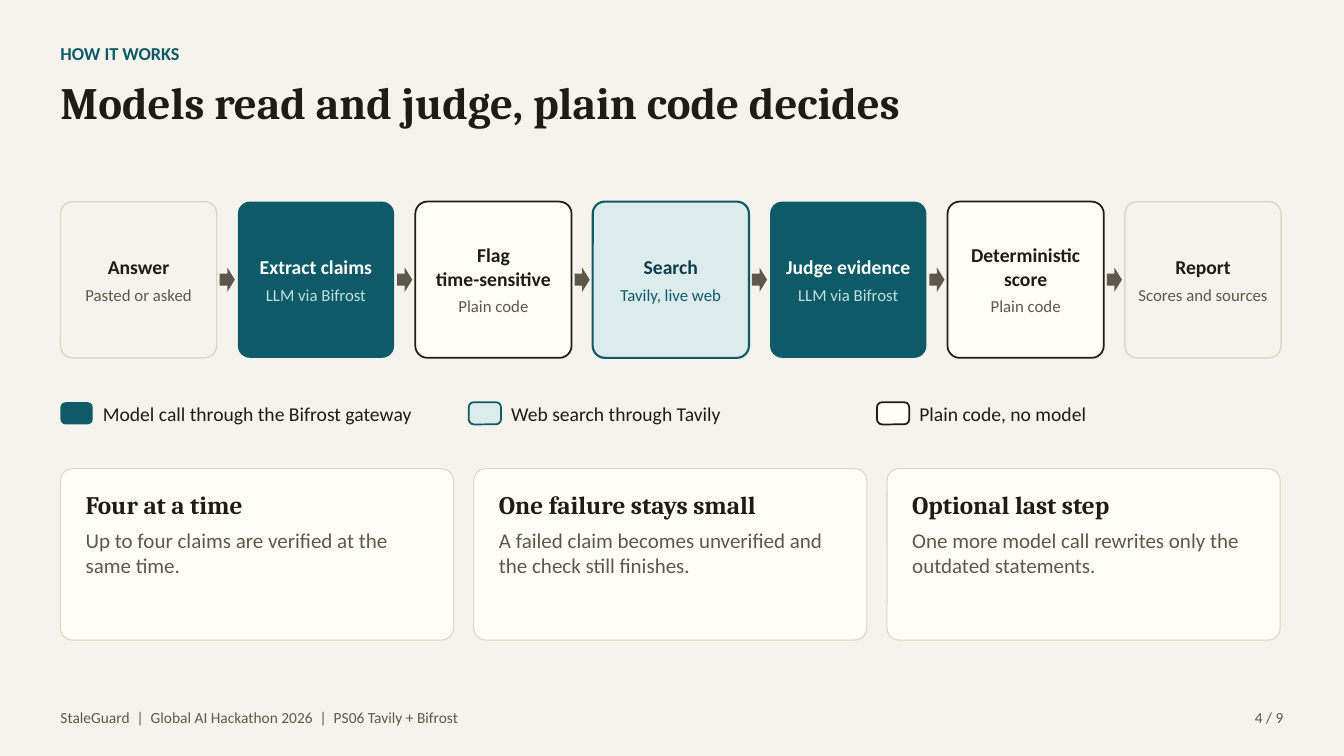
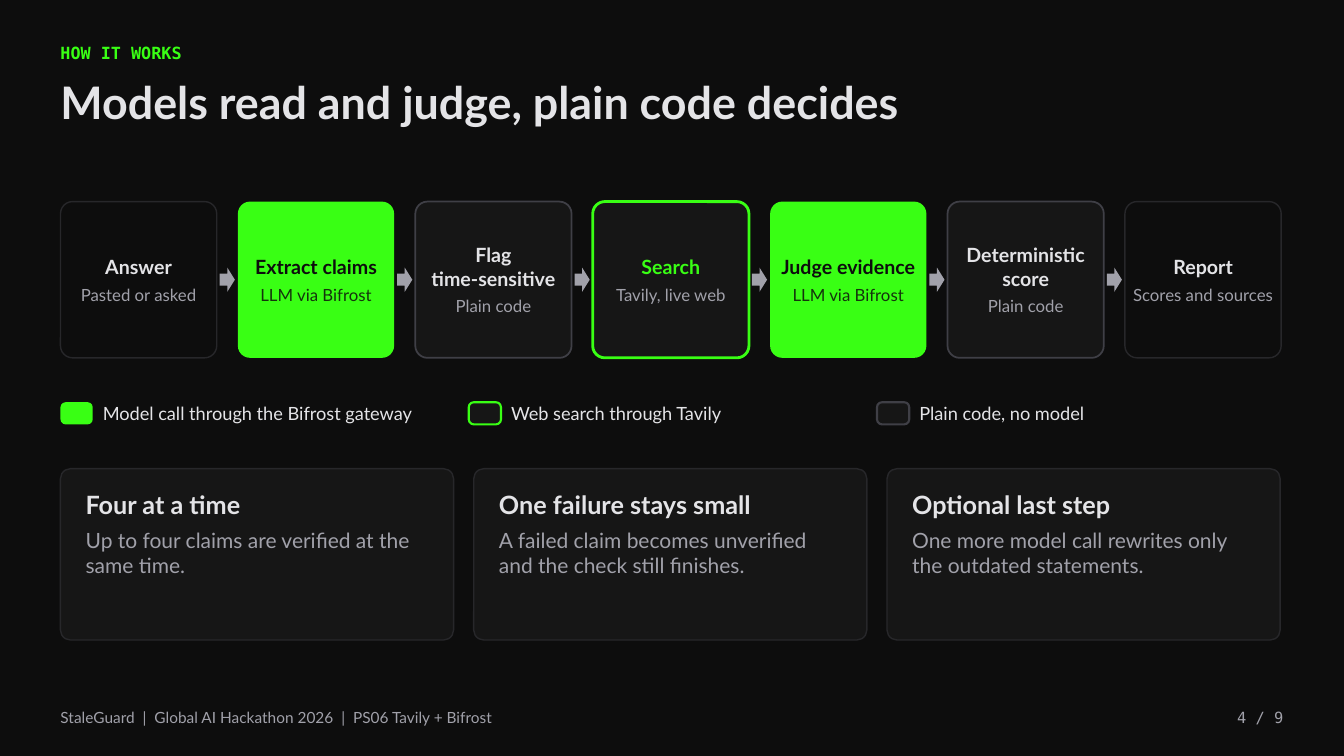
Before and after one commit to 6rzan/StaleGuard, a slide deck: slide 4 of docs/pitch/StaleGuard-pitch.pptx. Drawn at 1344x756 pixels with LibreOffice and Linux fonts; fonts in the diff are those of the drawing. Boxes give left, top, right and bottom in pixels: in the first picture for what was removed or moved away, otherwise in the second. Text is boxed around its words. In the diff, an @@ line names an element or a change of style, - is before the commit and + after.

Commit message:
docs: pitch deck in the new dark theme with Groq and xAI

```diff
--- a/docs/pitch/StaleGuard-pitch.pptx
+++ b/docs/pitch/StaleGuard-pitch.pptx
@@ background #F6F3EC to #0D0D0D @@
@@ text "HOW IT WORKS" at <box>60,46,181,59</box>: size 13 to 12 pt, font Calibri to DejaVu Sans Mono, text colour #0E5A66 to #39FF14; line spacing 15.6pt to 14.4pt @@
@@ text "Models read and judge, plain ..." at <box>60,85,898,127</box>: font Cambria to Lato, text colour #1F1B16 to #E4E4E7 @@
@@ rounded rectangle at <box>60,202,217,358</box>: fill #F6F3EC to #0D0D0D; outline #DDD5C6 1 pt to #27272A 1 pt @@
@@ rounded rectangle at <box>415,202,572,358</box>: fill #FFFDF8 to #161616; outline #1F1B16 1.25 pt to #3F3F46 1.25 pt @@
@@ rounded rectangle at <box>593,202,749,358</box>: fill #DCEBEC to #161616; outline #0E5A66 1.5 pt to #39FF14 2 pt @@
@@ rounded rectangle at <box>948,202,1104,358</box>: fill #FFFDF8 to #161616; outline #1F1B16 1.25 pt to #3F3F46 1.25 pt @@
@@ rounded rectangle at <box>1125,202,1281,358</box>: fill #F6F3EC to #0D0D0D; outline #DDD5C6 1 pt to #27272A 1 pt @@
@@ text "Answer" at <box>81,260,196,301</box>: font Calibri to Lato; text colour #1F1B16 to #E4E4E7 in "Answer"; text colour #5E574C to #A1A1AA in "Pasted or asked" @@
@@ text "Extract claims" at <box>255,259,377,301</box>: font Calibri to Lato; text colour #FFFFFF to #0D0D0D in "Extract claims"; text colour #BFE0E3 to #14330C in "LLM via Bifrost" @@
@@ text "Flag" at <box>431,247,555,312</box>: font Calibri to Lato; text colour #1F1B16 to #E4E4E7 in "Flag", "time-sensitive"; text colour #5E574C to #A1A1AA in "Plain code" @@
@@ text "Search" at <box>616,259,725,304</box>: font Calibri to Lato; text colour #0A3F49 to #39FF14 in "Search"; text colour #0E5A66 to #A1A1AA in "Tavily, live web" @@
@@ text "Judge evidence" at <box>781,259,915,301</box>: font Calibri to Lato; text colour #FFFFFF to #0D0D0D in "Judge evidence"; text colour #BFE0E3 to #14330C in "LLM via Bifrost" @@
@@ text "Report" at <box>1133,260,1273,301</box>: font Calibri to Lato; text colour #1F1B16 to #E4E4E7 in "Report"; text colour #5E574C to #A1A1AA in "Scores and sources" @@
@@ text at <box>966,247,1084,286</box>: text changed; font Calibri to Lato; text colour #1F1B16 to #E4E4E7 @@
-Deterministic score
+Deterministic
+score
@@ fill #5E574C to #A1A1AA in 6 elements at <box>220,267,235,291</box>, <box>397,267,412,291</box>, <box>575,267,590,291</box>, <box>752,267,767,291</box>, <box>930,267,945,291</box>, <box>1107,267,1122,291</box> @@
@@ text at <box>988,299,1064,312</box>: font Calibri to Lato, text colour #5E574C to #A1A1AA in "Plain code" @@
@@ fill #0E5A66 to #39FF14 in 3 elements at <box>238,202,394,358</box>, <box>770,202,927,358</box>, <box>60,402,93,424</box> @@
@@ rounded rectangle at <box>469,402,501,424</box>: fill #DCEBEC to #161616; outline #0E5A66 1.25 pt to #39FF14 1.5 pt @@
@@ rounded rectangle at <box>877,402,909,424</box>: fill #FFFDF8 to #161616; outline #1F1B16 1.25 pt to #3F3F46 1.5 pt @@
@@ size 14 to 13 pt, font Calibri to Lato, text colour #1F1B16 to #E4E4E7; line spacing 16.8pt to 15.6pt in 3 elements at <box>103,406,412,424</box>, <box>511,406,721,424</box>, <box>919,406,1084,423</box> @@
@@ fill #FFFDF8 to #161616; outline #DDD5C6 0.75 pt to #27272A 1 pt; proportions changed in 3 elements at <box>60,469,454,640</box>, <box>474,469,867,640</box>, <box>887,469,1280,640</box> @@
@@ text "Four at a time" at <box>86,495,409,573</box>: font Cambria to Lato, text colour #1F1B16 to #E4E4E7 in "Four at a time"; font Calibri to Lato, text colour #5E574C to #A1A1AA in "Up to four claims are verified at ..." @@
@@ text "One failure stays small" at <box>499,495,806,573</box>: font Cambria to Lato, text colour #1F1B16 to #E4E4E7 in "One failure stays small"; font Calibri to Lato, text colour #5E574C to #A1A1AA in "A failed claim becomes unverified and the ..." @@
@@ text "Optional last step" at <box>912,495,1227,573</box>: font Cambria to Lato, text colour #1F1B16 to #E4E4E7 in "Optional last step"; font Calibri to Lato, text colour #5E574C to #A1A1AA in "One more model call rewrites only the ..." @@
@@ text "StaleGuard | Global AI Hackathon ..." at <box>60,711,492,726</box>: font Calibri to Lato, text colour #5E574C to #A1A1AA @@
@@ text "4 / 9" at <box>1237,711,1283,723</box>: font Calibri to DejaVu Sans Mono, text colour #5E574C to #A1A1AA @@
```
Also in this commit, not shown: 8 other slides changed, 2 other files.
